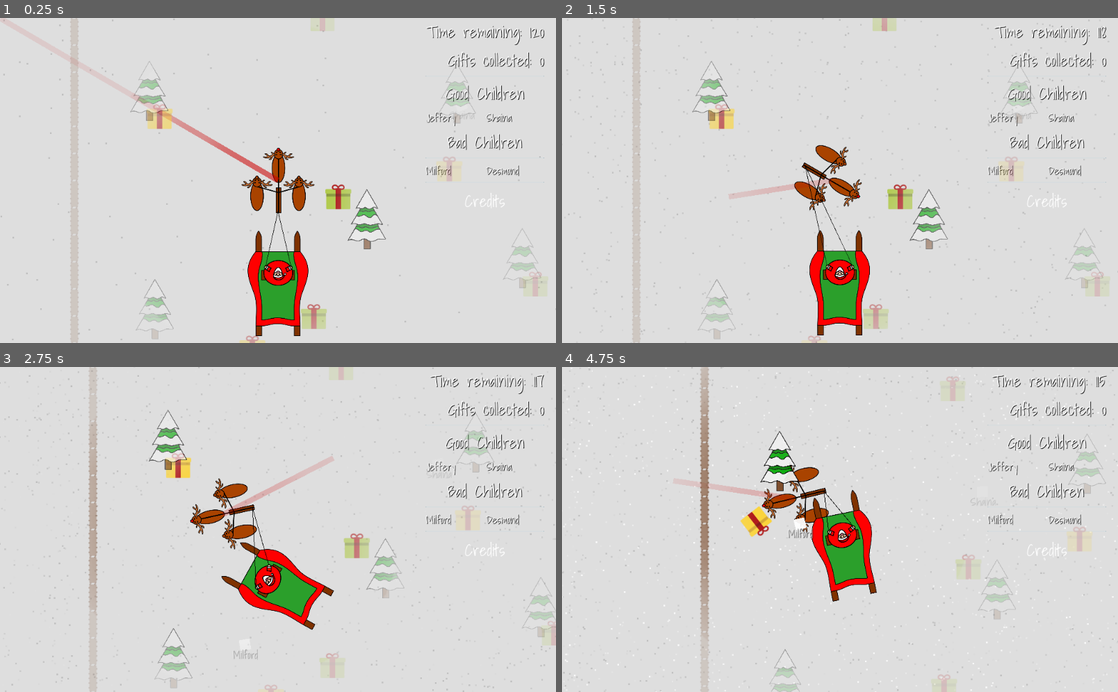
Above: before the commit, frames 1-4 (two rows, left to right).
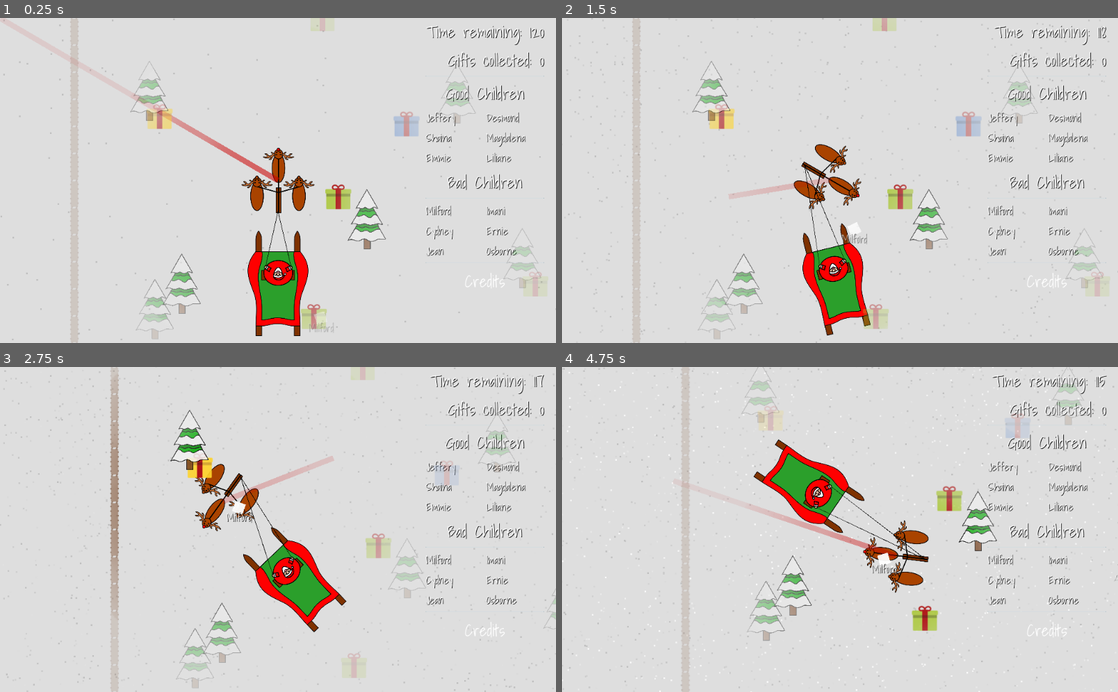
Above: after the commit, the same moments.

Repository: GameDrivenDesign/SebastHolyWandarousChristmasGame
Game: Godot game, scene res://scenes/world/world.tscn
Two runs of this game, one before a commit and one after it. Both use one fixed random seed, a clock stepped at 60 frames per second and the inputs below.
Inputs (mouse positions are in pixels of both pictures, inside the frame that each line leads up to):
- Up to frame 1 (0.25 s): no input
- Up to frame 2 (1.5 s): move the mouse to (962, 164) at 0.52 s; hold Right (right) 0.53-1.28 s; hold Right mouse button (coal_projectile) 0.53-1.28 s; move the mouse to (728, 196) at 1.27 s; hold Down (down) from 1.28 s (still down); tap Ctrl (coal_projectile_full_auto_modifier) at 1.35 s
- Up to frame 3 (2.75 s): move the mouse to (333, 458) at 2.02 s; release Down (down) at 2.03 s; hold Right (right) from 2.03 s (still down); click (333, 458) at 2.1 s
- Up to frame 4 (4.75 s): move the mouse to (812, 594) at 2.77 s; release Right (right) at 2.78 s; hold Up (up) 2.78-3.53 s; right-click (812, 594) at 2.85 s; move the mouse to (1006, 578) at 3.52 s; hold Ctrl (coal_projectile_full_auto_modifier) 3.53-4.28 s; hold Left (left) from 3.53 s (still down); move the mouse to (673, 480) at 4.27 s; click (673, 480) at 4.35 s

The runs differ from the first frame. In frame 1, 2.0% of the frame differs, in the area x 29-98%, y 25-100%; in frame 2, 4.6%; in frame 3, 13%; in frame 4, 14%, in the area x 0-100%, y 0-100%.

Commit message:
spawn dumb kids randomly

Diff:
--- a/scenes/world/world.gd
+++ b/scenes/world/world.gd
@@ -8,20 +8,9 @@
 func _ready():
 	randomize()
 
-	kids = get_tree().get_nodes_in_group("dumb_kids")
-
-	var names = name_generator.get_random_names(kids.size())
-
-	for i in range(kids.size()):
-		var name = names[i]
-		var kid = kids[i]
-		kid.set_name(name)
-		kid.set_is_good_kid(bool(randi() % 2))
-		hud.add_kid(kid)
-		kid.connect("is_done", self, "kid_done")
-
 	var trees = $trees
 	var gifts = $gifts
+	var dumb_kids = $dumb_kids
 
 	var map_size = Vector2(120*50, 100*50)
 
@@ -36,7 +25,6 @@
 				)
 				trees.add_child(tree)
 
-	quadrant_size = 3 * 50
 	for xi in range(map_size.x / quadrant_size):
 		for yi in range(map_size.y / quadrant_size):
 			if randi() % 100 > 85:
@@ -47,6 +35,30 @@
 				)
 				gifts.add_child(gift)
 
+
+	var kid_quadrant_size = 30*50
+
+	for xi in range(map_size.x / kid_quadrant_size):
+		for yi in range(map_size.y / kid_quadrant_size):
+			var kid = preload("res://scenes/dumb_kid/dumb_kid.tscn").instance()
+			kid.global_position = Vector2(
+				xi * kid_quadrant_size + rand_range(0, kid_quadrant_size / 2),
+				yi * kid_quadrant_size + rand_range(0, kid_quadrant_size / 2)
+			)
+			dumb_kids.add_child(kid)
+
+	kids = get_tree().get_nodes_in_group("dumb_kids")
+
+	var names = name_generator.get_random_names(kids.size())
+
+	for i in range(kids.size()):
+		var name = names[i]
+		var kid = kids[i]
+		kid.set_name(name)
+		kid.set_is_good_kid(bool(randi() % 2))
+		hud.add_kid(kid)
+		kid.connect("is_done", self, "kid_done")
+
 func kid_done(name, is_good_kid, got_present):
 	print("World: Kid with name " + name + " is done: good:" + str(is_good_kid) + ", present: " + str(got_present))
 	update_kid_display()
--- a/scenes/world/world.tscn
+++ b/scenes/world/world.tscn
@@ -6,11 +6,10 @@
 [ext_resource path="res://scenes/snow/snow.tscn" type="PackedScene" id=4]
 [ext_resource path="res://scenes/player/player.tscn" type="PackedScene" id=5]
 [ext_resource path="res://scenes/gift/gift.tscn" type="PackedScene" id=6]
-[ext_resource path="res://scenes/dumb_kid/dumb_kid.tscn" type="PackedScene" id=7]
-[ext_resource path="res://scenes/fence/tileset.tres" type="TileSet" id=8]
-[ext_resource path="res://scenes/tree/tree.tscn" type="PackedScene" id=9]
+[ext_resource path="res://scenes/fence/tileset.tres" type="TileSet" id=7]
+[ext_resource path="res://scenes/tree/tree.tscn" type="PackedScene" id=8]
 
-[node name="map" type="Node2D"]
+[node name="map" type="Node2D" index="0"]
 
 script = ExtResource( 1 )
 
@@ -102,26 +101,10 @@
 
 [node name="dumb_kids" type="Node" parent="." index="3"]
 
-[node name="dumb_kid" parent="dumb_kids" index="0" instance=ExtResource( 7 )]
-
-position = Vector2( 85.2212, 632.732 )
-
-[node name="dumb_kid2" parent="dumb_kids" index="1" instance=ExtResource( 7 )]
-
-position = Vector2( 829.847, 415.675 )
-
-[node name="dumb_kid3" parent="dumb_kids" index="2" instance=ExtResource( 7 )]
-
-position = Vector2( 694.187, 555.858 )
-
-[node name="dumb_kid4" parent="dumb_kids" index="3" instance=ExtResource( 7 )]
-
-position = Vector2( 538.931, 62.9573 )
-
 [node name="fences" type="TileMap" parent="." index="4"]
 
 mode = 0
-tile_set = ExtResource( 8 )
+tile_set = ExtResource( 7 )
 cell_size = Vector2( 50, 50 )
 cell_quadrant_size = 16
 cell_custom_transform = Transform2D( 1, 0, 0, 1, 0, 0 )
Not shown: 2 places in scenes/world/world.tscn that only renumber resources
